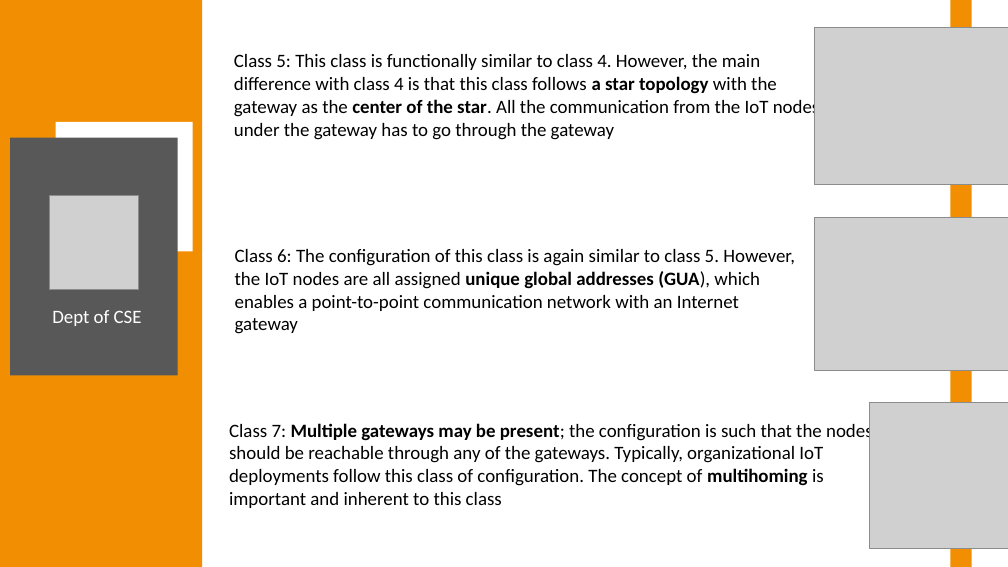
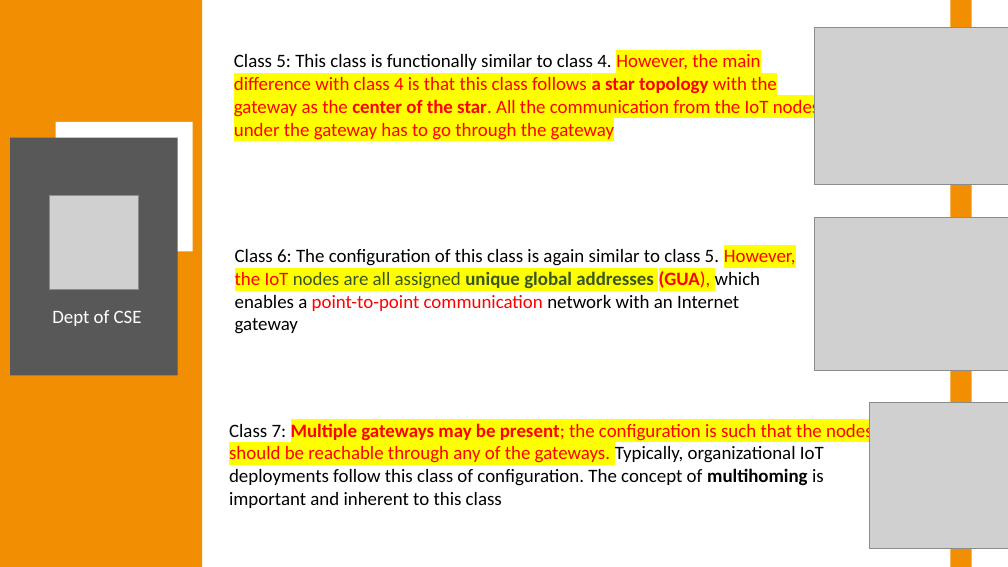
Before and after one commit to Anish202020/7th-Semester, a slide deck: slide 22 of 21 Schema Notes/Internet of Things/Module 1/Module1 PPT.pptx. Drawn at 1008x567 pixels with LibreOffice and Linux fonts; fonts in the diff are those of the drawing; grey boxes stand for pictures. Boxes give left, top, right and bottom in pixels: in the first picture for what was removed or moved away, otherwise in the second. Text is boxed around its words. In the diff, an @@ line names an element or a change of style, - is before the commit and + after.

```diff
--- a/21 Schema Notes/Internet of Things/Module 1/Module1 PPT.pptx
+++ b/21 Schema Notes/Internet of Things/Module 1/Module1 PPT.pptx
@@ text "Class 5: This class is ..." at [234,54,820,140]: text colour #000000 to #FF0000, highlight none to #FFFF00 in "However, the main difference with class 4 ..." @@
@@ text "Class 6: The configuration of ..." at [235,249,796,334]: text colour #000000 to #FF0000 in "However, the IoT (GUA), point-to-point communication"; text colour #000000 to #385723 in "nodes are all assigned unique global addresses"; highlight none to #FFFF00 in "However, the IoT nodes are all assigned ..." @@
@@ text "Class 7: Multiple gateways may ..." at [229,421,873,508]: text colour #000000 to #FF0000, highlight none to #FFFF00 in "Multiple gateways may be present; the configuration ..." @@
```
Also in this commit, not shown: 10 other slides changed, 5 other files.
